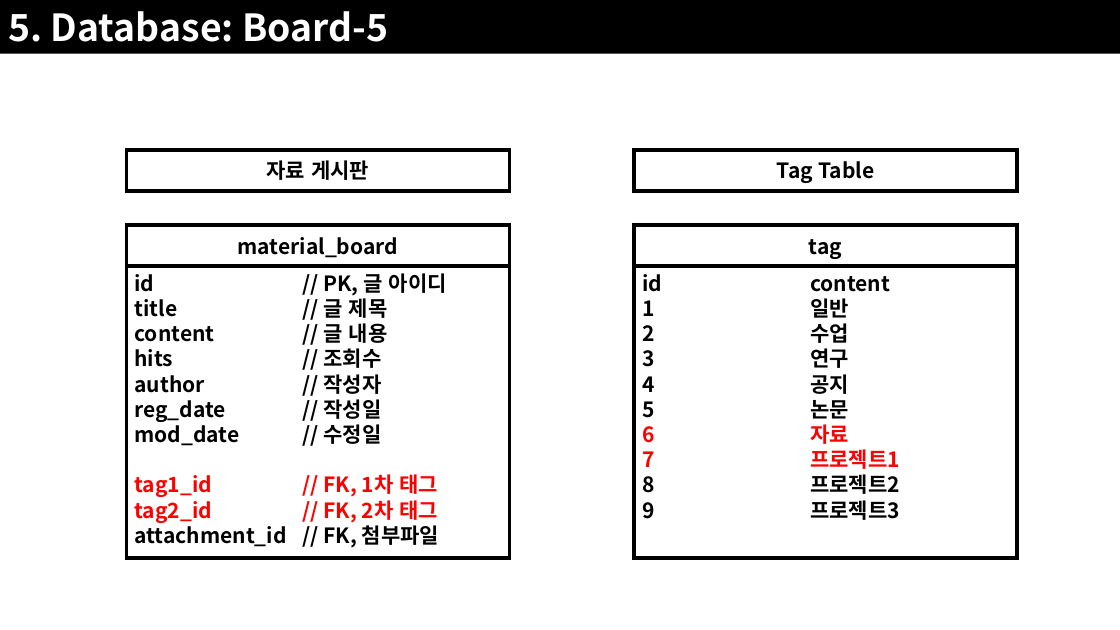
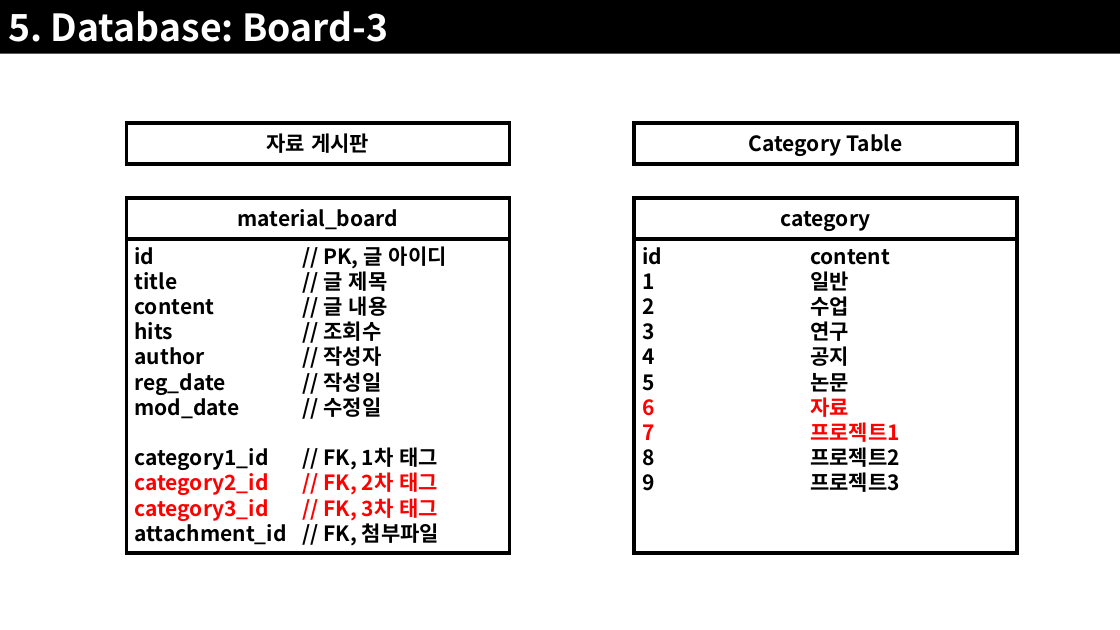
Before and after one commit to JoSihun/CGVR_Lab, a slide deck: slide 34 of documents/01_프로젝트_개발계획.pptx (slide 33 before the commit). Drawn at 1120x630 pixels with LibreOffice and Linux fonts; fonts in the diff are those of the drawing. Boxes give left, top, right and bottom in pixels: in the first picture for what was removed or moved away, otherwise in the second. Text is boxed around its words. In the diff, an @@ line names an element or a change of style, - is before the commit and + after.

```diff
--- a/documents/01_프로젝트_개발계획.pptx
+++ b/documents/01_프로젝트_개발계획.pptx
@@ text in rectangle at [8, 11, 388, 42]: text changed @@
-5. Database: Board-5
+5. Database: Board-3
@@ 3 rectangles: place and size @@
-3 rectangles at [126, 150, 1017, 266]
+3 rectangles at [126, 123, 1017, 239]
@@ text in rectangle at [749, 134, 902, 156]: text changed @@
-Tag Table
+Category Table
@@ rectangle added at [634, 198, 1017, 239], outline #000000 3 pt, 18 pt, text #000000, bold @@
+category
@@ rectangle "id // PK, 글 아이디": place and size @@
-rectangle "id // PK, 글 아이디" at [126, 266, 509, 558]
+rectangle "id // PK, 글 아이디" at [126, 239, 509, 554]
@@ rectangle "id content": place and size @@
-rectangle "id content" at [634, 266, 1017, 558]
+rectangle "id content" at [634, 239, 1017, 554]
@@ rectangle removed at [634, 225, 1017, 266] @@
-tag
@@ text in rectangle at [135, 447, 438, 520]: text changed @@
-tag1_id // FK, 1차 태그
-tag2_id // FK, 2차 태그
+category1_id // FK, 1차 태그
+category2_id // FK, 2차 태그
+category3_id // FK, 3차 태그
```
Also in this commit, not shown: 7 other slides changed, 4 slides added, 1 slide removed, 5 other files.
